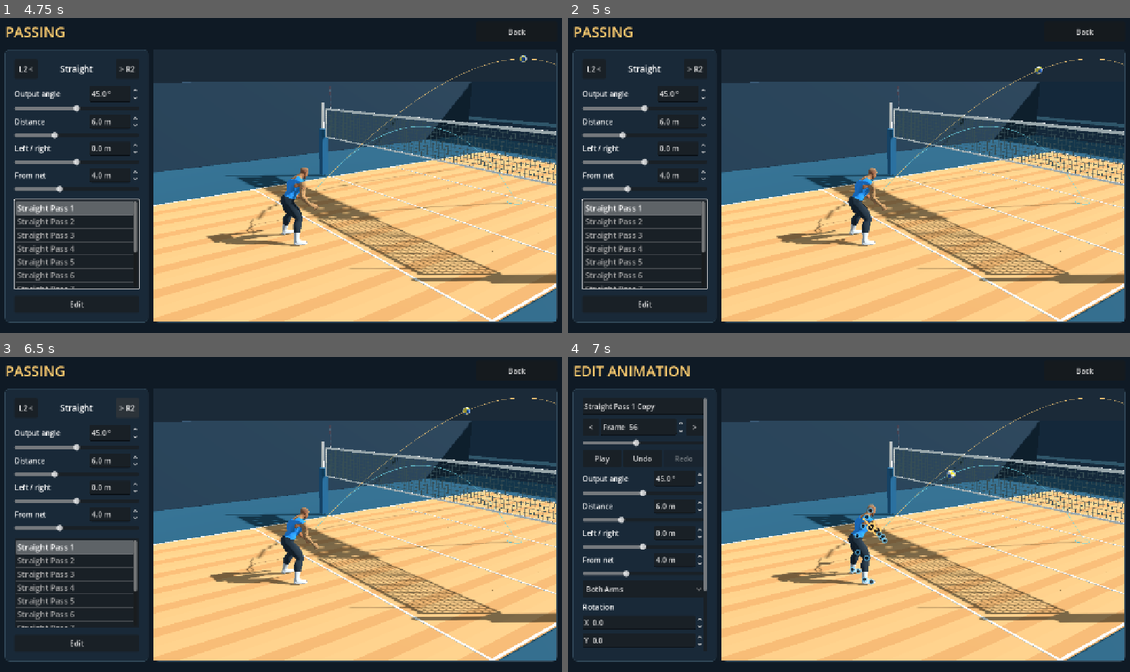
Above: before the commit, frames 1-4 (two rows, left to right).
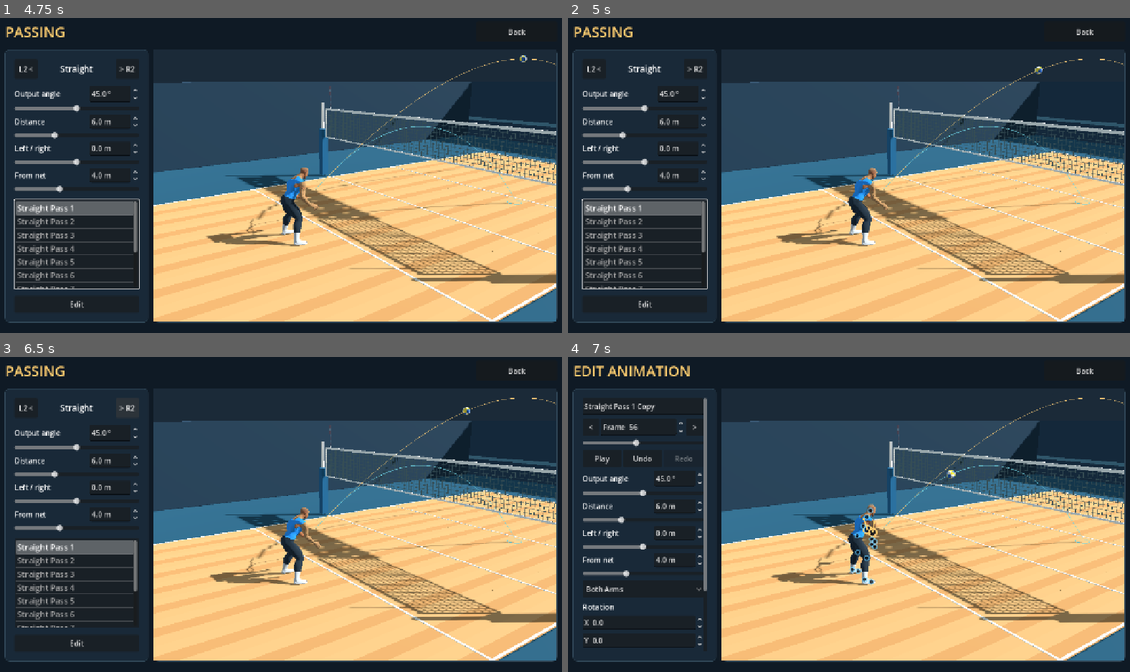
Above: after the commit, the same moments.

Repository: foreandr/volleyball
Game: Godot game, scene res://scenes/animation_editor.tscn
Same seed, same stepped clock (60 frames per second), same inputs: the game is played once before the commit and once after it. This scene is started directly instead of the project's main scene.
Inputs:
- Up to frame 1 (4.75 s): click "Play" at 0.5 s; click "<" at 1.25 s; click "Play" at 2 s; click ">" at 2.75 s; click "Both Arms" at 3.5 s; click "Back" at 4.25 s
- Up to frame 2 (5 s): no input
- Up to frame 3 (6.5 s): click "L2 <" at 5 s; click "> R2" at 5.75 s
- Up to frame 4 (7 s): click "Edit" at 6.5 s

Frame 1 is identical in both runs. In frame 2, less than 0.1% of the frame differs, in the area x 38-57%, y 54-71%; in frame 3, 0.1%; in frame 4, 0.3%, in the area x 40-57%, y 50-71%.

Commit message:
Remove the second arm swing from pass distance adjustment

Diff:
--- a/scripts/pass_trajectory_solver.gd
+++ b/scripts/pass_trajectory_solver.gd
@@ -59,7 +59,8 @@
 			author.limb(pose,"thigh_"+side,"calf_"+side,"foot_"+side,feet[side].origin,poles[side])
 			author.set_world_basis(pose,"foot_"+side,feet[side].basis)
 	var offset := time-contact_time
-	var push := drive*offset*exp(-pow(offset/0.14,2))*platform_weight
+	# One continuous contact stroke; a decaying impulse creates a second arm swing.
+	var push := drive*0.10*tanh(offset/0.10)*platform_weight
 	for side in ["l","r"]: author.rotate_world(pose,"upperarm_"+side,Vector3.RIGHT,pitch*platform_weight+push)
 	return pose
 
